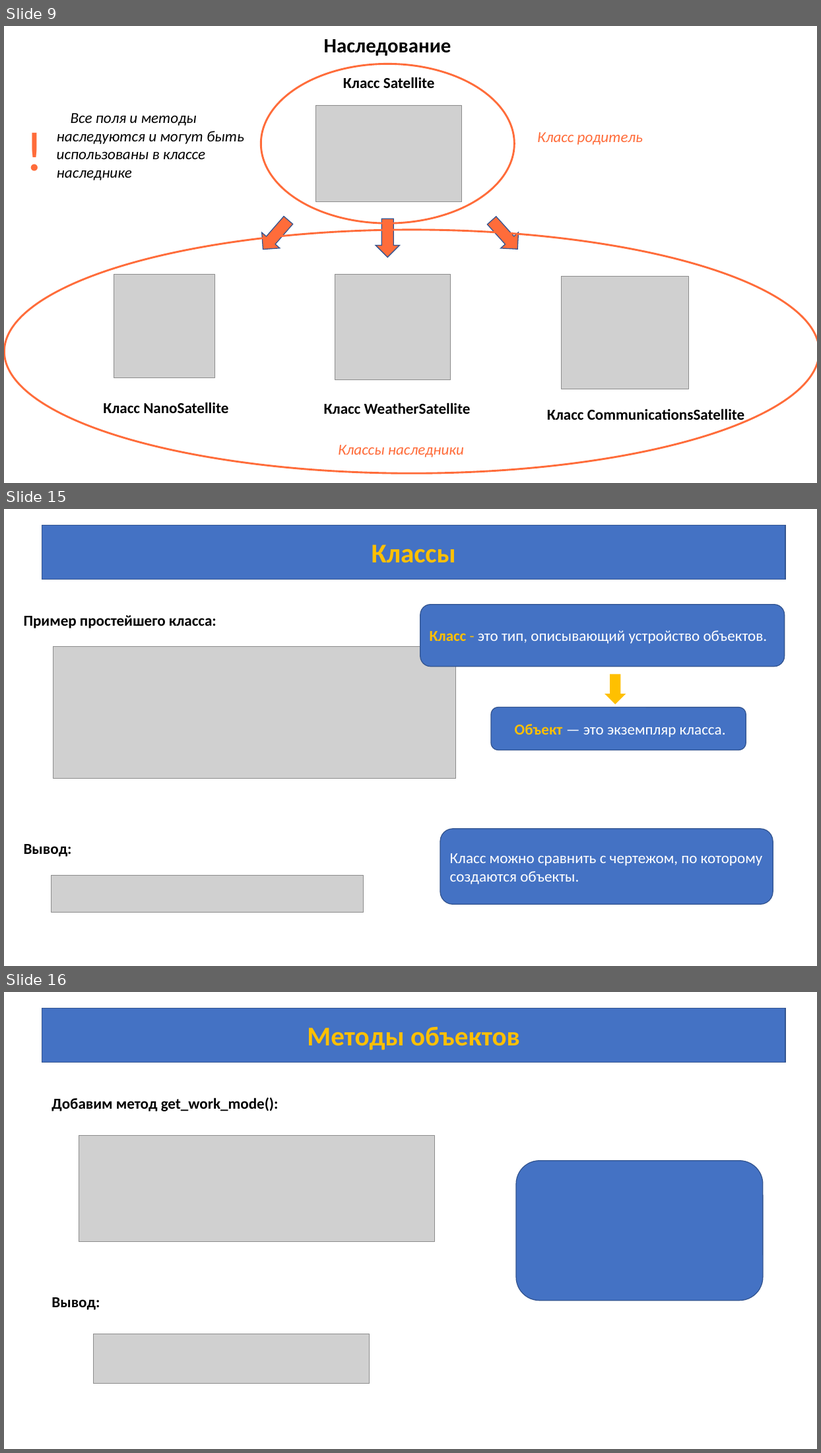
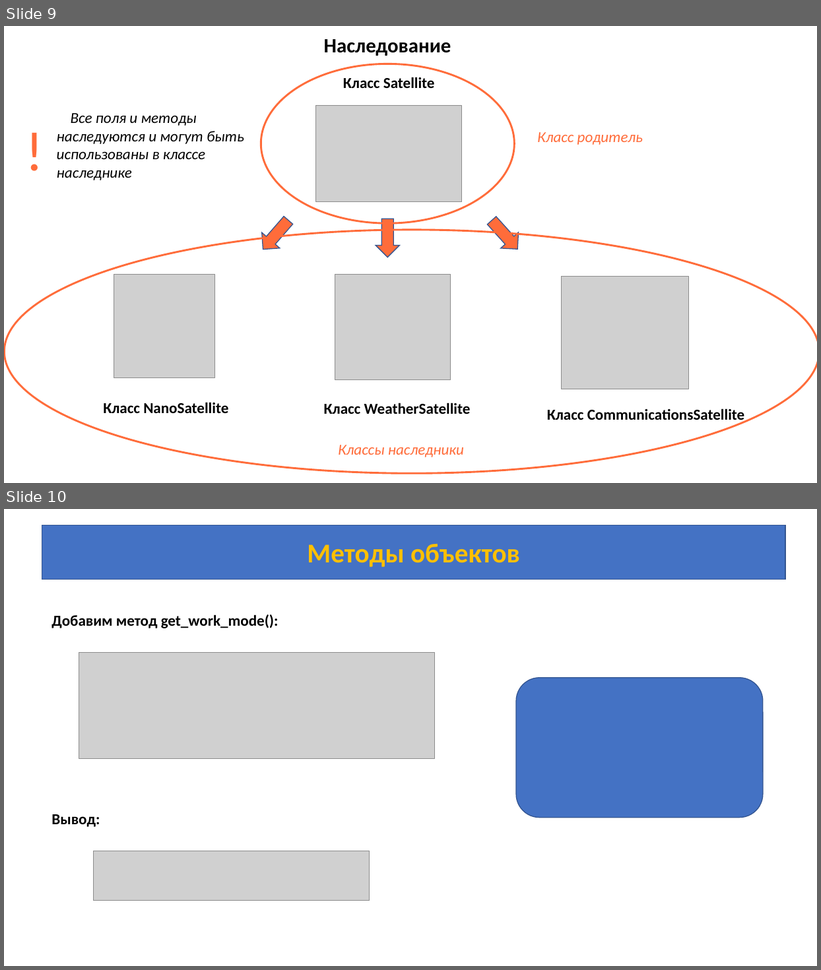
Before and after one commit to azamat7087/python_lessons_ver.2, a slide deck: lesson 7/Lesson_7.pptx. Shown one above the other, each under a label of ours: slides 9, 15 and 16 before the commit, slides 9 and 10 after it; the slides between them are not shown. The pictures are 821x1453 and 821x970 pixels, drawn with LibreOffice and Linux fonts; fonts in the diff are those of the drawing; grey boxes stand for pictures. Boxes give left, top, right and bottom in pixels: in the first picture for what was removed or moved away, otherwise in the second. Text is boxed around its words. In the diff, an @@ line names an element or a change of style, - is before the commit and + after.

```diff
--- a/lesson 7/Lesson_7.pptx
+++ b/lesson 7/Lesson_7.pptx
@@ slide 15 removed at bbox=[4, 509, 817, 966], background #FFFFFF @@
@@ rectangle removed at bbox=[42, 525, 785, 580] @@
-Классы
@@ rounded rectangle removed at bbox=[420, 605, 785, 667] @@
-Класс - это тип, описывающий устройство объектов.
@@ text removed at bbox=[24, 615, 217, 628] @@
-Пример простейшего класса:
@@ picture removed at bbox=[54, 647, 456, 779] @@
@@ down arrow removed at bbox=[605, 674, 626, 705] @@
@@ rounded rectangle removed at bbox=[491, 707, 746, 750] @@
-Объект — это экземпляр класса.
@@ text removed at bbox=[24, 844, 72, 857] @@
-Вывод:
@@ rounded rectangle removed at bbox=[440, 829, 773, 905] @@
-Класс можно сравнить с чертежом, по которому создаются объекты.
@@ picture removed at bbox=[52, 875, 364, 914] @@
@@ what was slide 16 is now slide 10 @@
```
Also in this commit, not shown: 5 other slides removed, 14 other files.
